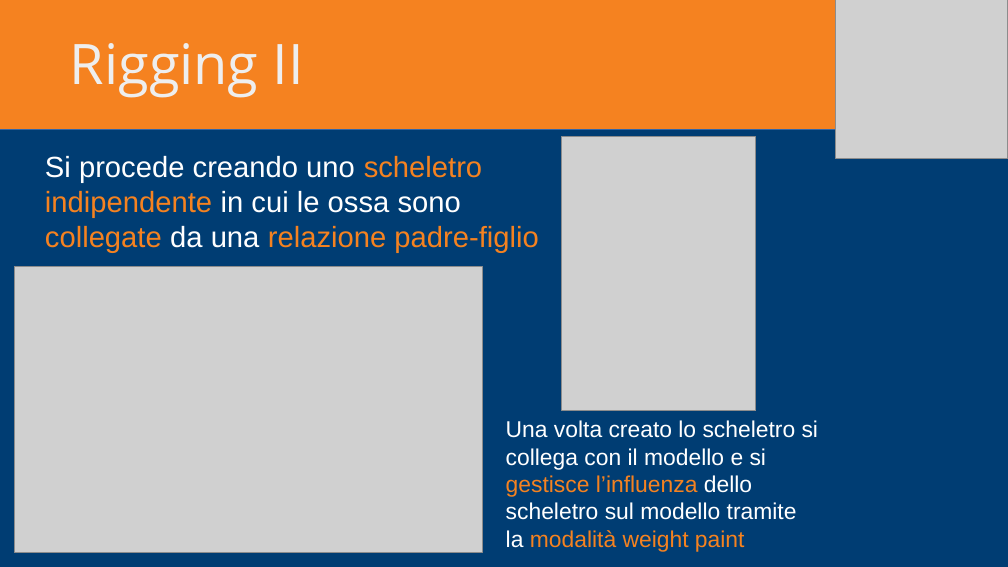
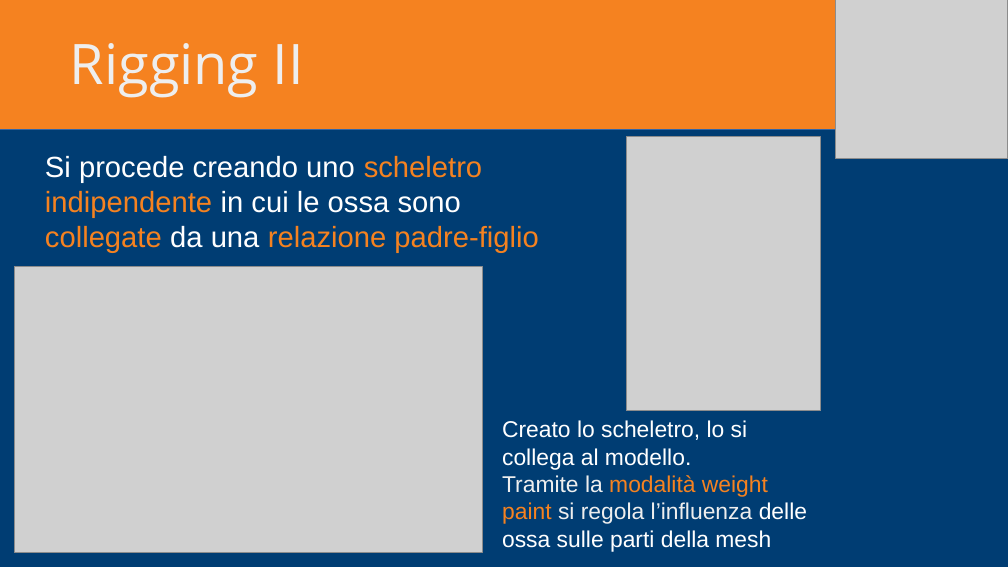
Before and after one commit to Disorganizzazione/BGE-presentation, a slide deck: slide 10 of Anim-presentation/animazione.odp. Drawn at 1008x567 pixels with LibreOffice and Linux fonts; fonts in the diff are those of the drawing; grey boxes stand for pictures. Boxes give left, top, right and bottom in pixels: in the first picture for what was removed or moved away, otherwise in the second. Text is boxed around its words. In the diff, an @@ line names an element or a change of style, - is before the commit and + after.

```diff
--- a/Anim-presentation/animazione.odp
+++ b/Anim-presentation/animazione.odp
@@ picture moved from (x1=562, y1=137, x2=756, y2=412) to (x1=627, y1=137, x2=821, y2=412) @@
@@ text at (x1=502, y1=420, x2=807, y2=552): text changed @@
-Una volta creato lo scheletro si collega con il modello e si gestisce l’influenza dello scheletro sul modello tramite la modalità weight paint
+Creato lo scheletro, lo si collega al modello.
+Tramite la modalità weight paint si regola l’influenza delle ossa sulle parti della mesh
```
Also in this commit, not shown: 4 other slides changed, 1 other file.
